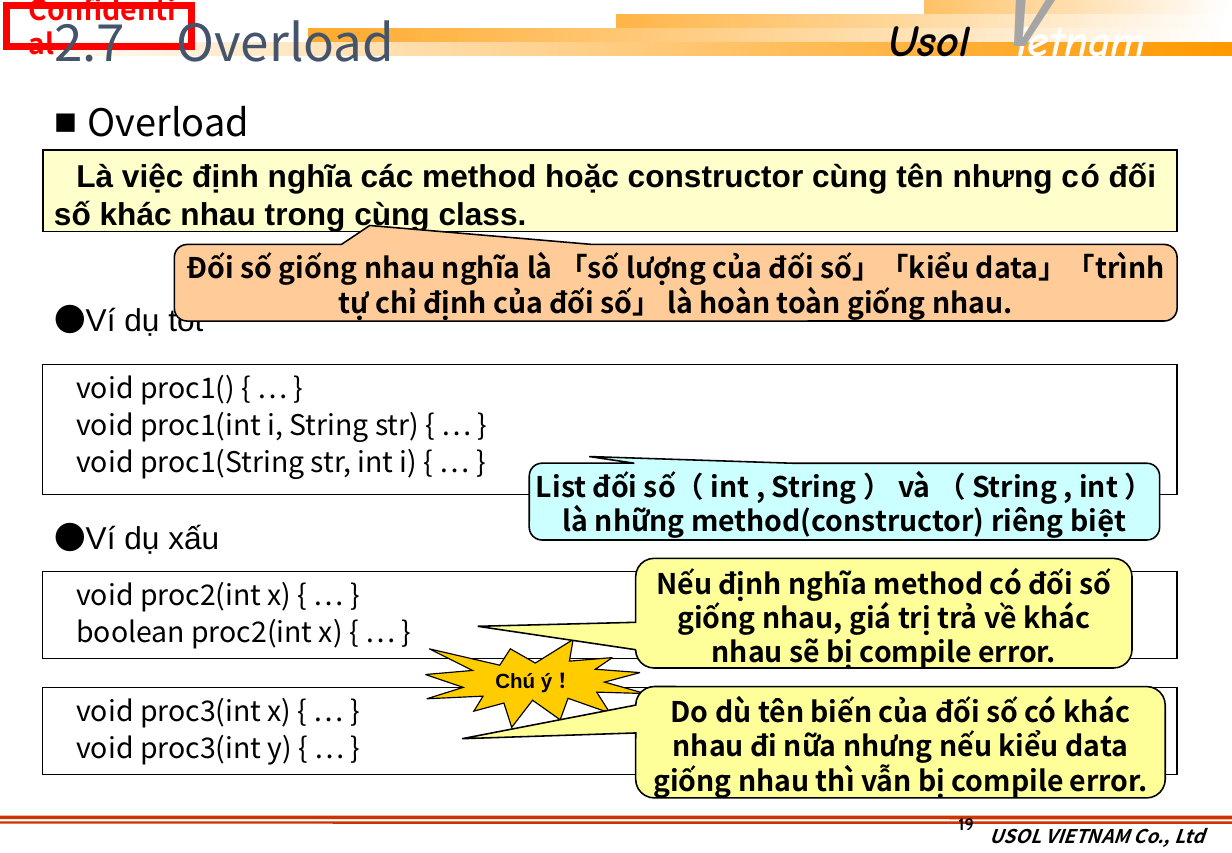
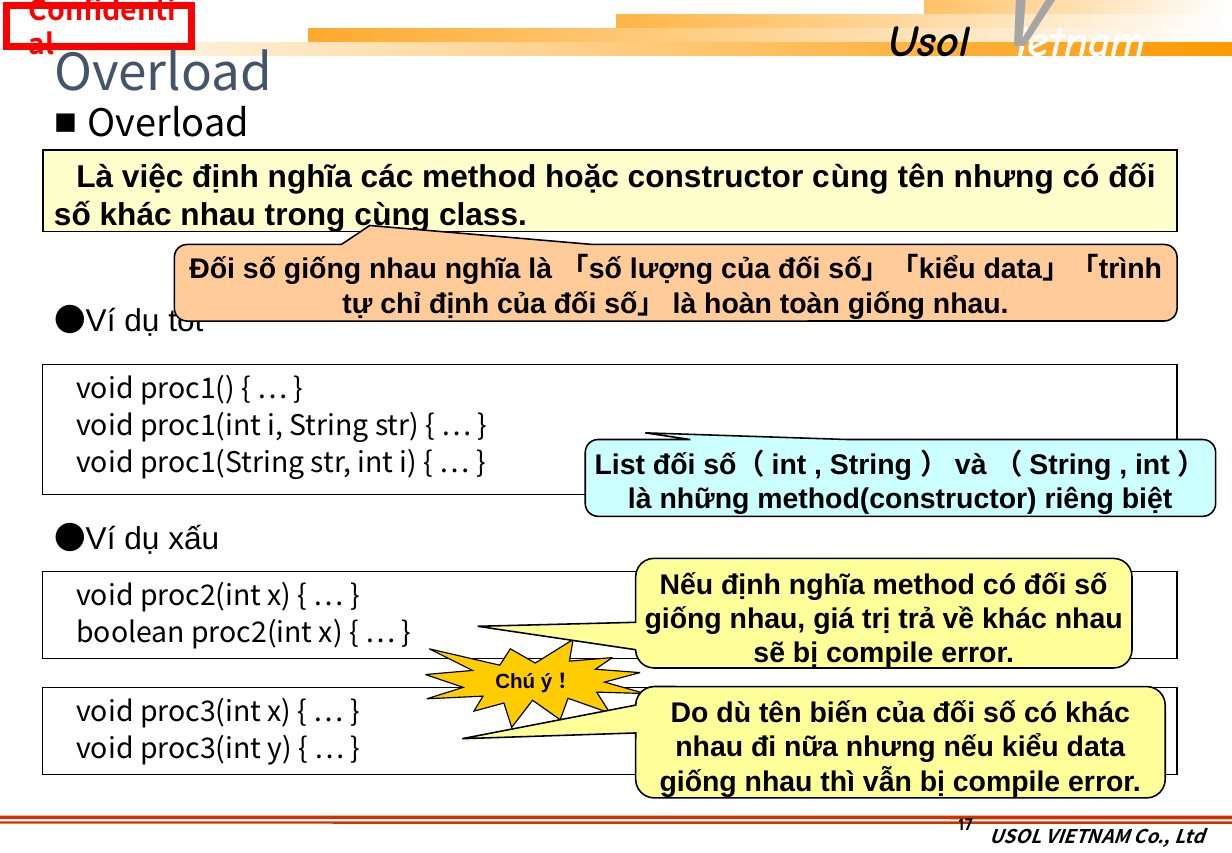
Before and after one commit to khuongmaingoc/javaDoc, a slide deck: slide 17 of Java_Week_5.pptx (slide 19 before the commit). Drawn at 1232x853 pixels with LibreOffice and Linux fonts; fonts in the diff are those of the drawing; background and template pictures are left out. Boxes give left, top, right and bottom in pixels: in the first picture for what was removed or moved away, otherwise in the second. Text is boxed around its words. In the diff, an @@ line names an element or a change of style, - is before the commit and + after.

```diff
--- a/Java_Week_5.pptx
+++ b/Java_Week_5.pptx
@@ title at [54,39,272,91]: text changed @@
-2.7 Overload
+Overload
@@ font Noto Sans CJK JP to Arial in 4 elements at [174,245,1177,321], [636,559,1132,668], [636,687,1166,799], [586,439,1216,516] @@
@@ rounded speech box "List đối số（ int , ...": place and size @@
-rounded speech box "List đối số（ int , ..." at [529,463,1159,540]
+rounded speech box "List đối số（ int , ..." at [586,439,1216,516]
@@ page number at [958,816,972,834]: text changed @@
-19
+17
```
Also in this commit, not shown: 9 other slides changed, 9 slides added, 30 slides removed, 1 other file.
